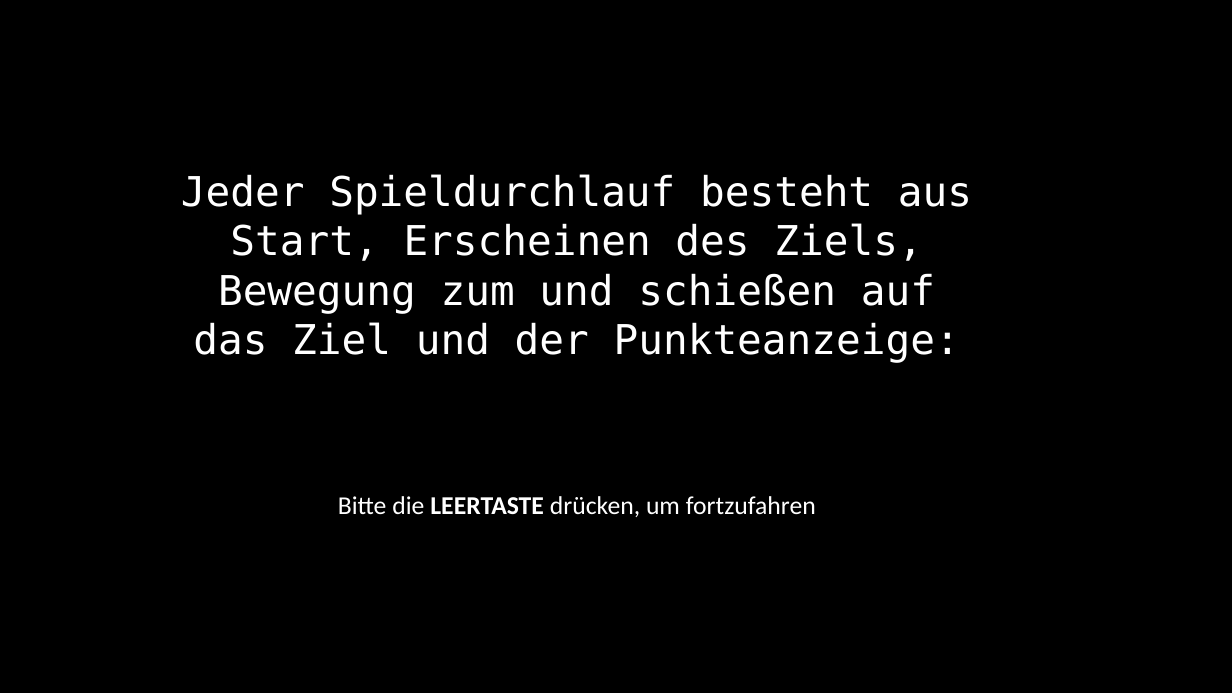
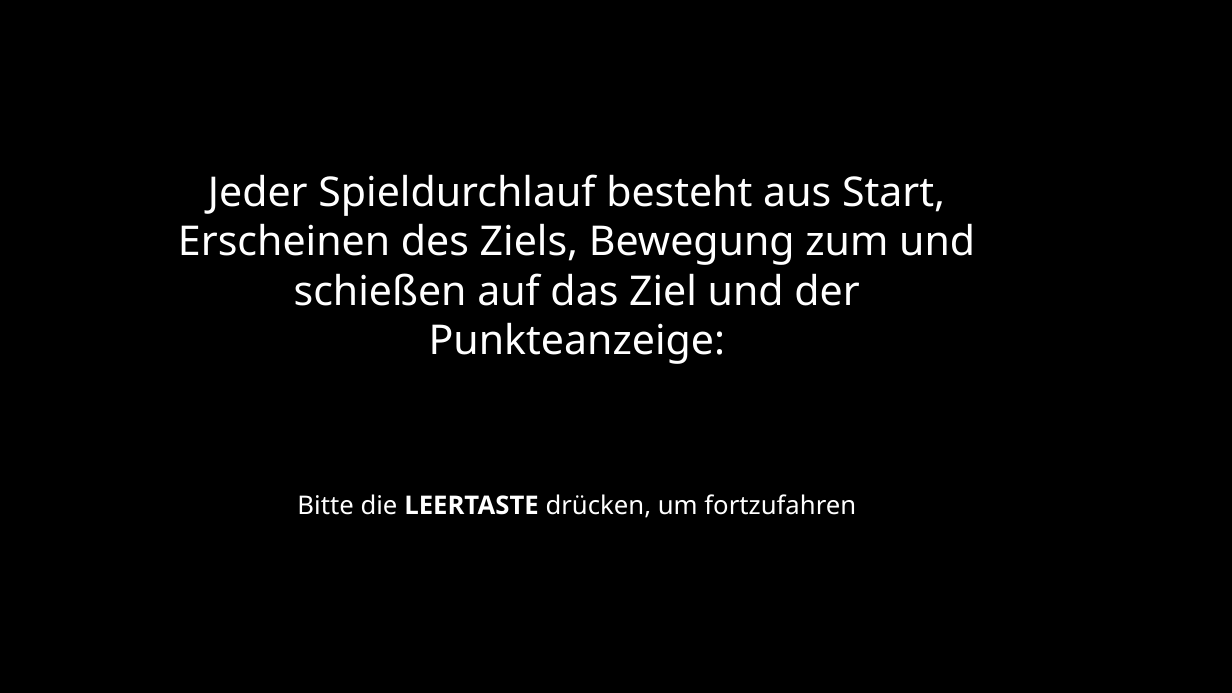
Before and after one commit to sean-mulready/Vizdoom-Scripts, a slide deck: slide 11 of exp_img/instructions.pptx. Drawn at 1232x693 pixels with LibreOffice and Linux fonts; fonts in the diff are those of the drawing. Boxes give left, top, right and bottom in pixels: in the first picture for what was removed or moved away, otherwise in the second. Text is boxed around its words. In the diff, an @@ line names an element or a change of style, - is before the commit and + after.

```diff
--- a/exp_img/instructions.pptx
+++ b/exp_img/instructions.pptx
@@ text "Jeder Spieldurchlauf besteht aus Start, ..." at <box>178,174,975,518</box>: font DejaVu Sans Mono to Noto Sans in "Jeder Spieldurchlauf besteht aus Start, Erscheinen des ..."; font Calibri to Noto Sans in "Bitte die LEERTASTE drücken, um fortzufahren" @@
```
Also in this commit, not shown: 10 other slides changed, 12 other files.
